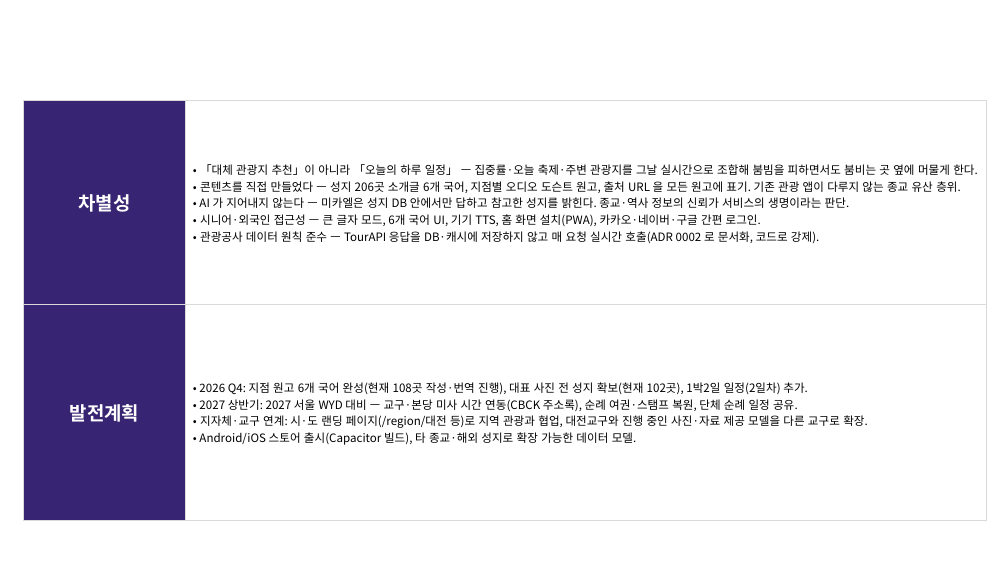
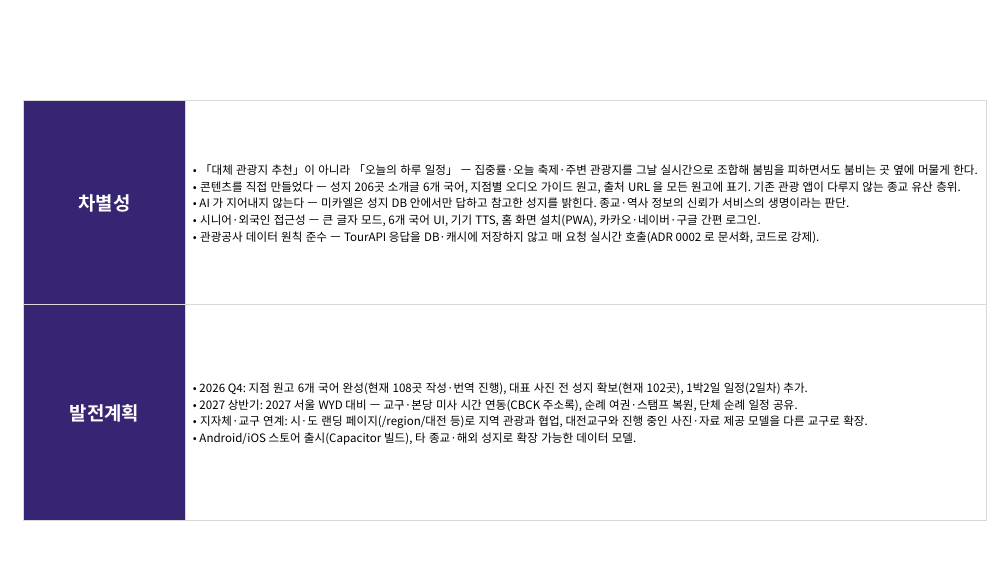
Before and after one commit to linkcontent7-huisun/visitholykorea, a slide deck: slide 12 of docs/10-product/공모전/원본-공모전제출/기능설명서_2026-09-20.pptx. Drawn at 1008x567 pixels with LibreOffice and Linux fonts; fonts in the diff are those of the drawing; background and template pictures are left out. Boxes give left, top, right and bottom in pixels: in the first picture for what was removed or moved away, otherwise in the second. Text is boxed around its words. In the diff, an @@ line names an element or a change of style, - is before the commit and + after.

```diff
--- a/docs/10-product/공모전/원본-공모전제출/기능설명서_2026-09-20.pptx
+++ b/docs/10-product/공모전/원본-공모전제출/기능설명서_2026-09-20.pptx
@@ table at (23,101,987,520) @@
-row 1, column 2: • 「대체 관광지 추천」이 아니라 「오늘의 하루 일정」 — 집중률·오늘 축제·주변 관광지를 그날 실시간으로 조합해 붐빔을 피하면서도 붐비는 곳 옆에 머물게 한다. / • 콘텐츠를 직접 만들었다 — 성지 206곳 소개글 6개 국어, 지점별 오디오 도슨트 원고, 출처 URL 을 모든 원고에 표기. 기존 관광 앱이 다루지 않는 종교 유산 층위. / • AI 가 지어내지 않는다 — 미카엘은 성지 DB 안에서만 답하고 참고한 성지를 밝힌다. 종교·역사 정보의 신뢰가 서비스의 생명이라는 판단. / • 시니어·외국인 접근성 — 큰 글자 모드, 6개 국어 UI, 기기 TTS, 홈 화면 설치(PWA), 카카오·네이버·구글 간편 로그인. / • 관광공사 데이터 원칙 준수 — TourAPI 응답을 DB·캐시에 저장하지 않고 매 요청 실시간 호출(ADR 0002 로 문서화, 코드로 강제).
+row 1, column 2: • 「대체 관광지 추천」이 아니라 「오늘의 하루 일정」 — 집중률·오늘 축제·주변 관광지를 그날 실시간으로 조합해 붐빔을 피하면서도 붐비는 곳 옆에 머물게 한다. / • 콘텐츠를 직접 만들었다 — 성지 206곳 소개글 6개 국어, 지점별 오디오 가이드 원고, 출처 URL 을 모든 원고에 표기. 기존 관광 앱이 다루지 않는 종교 유산 층위. / • AI 가 지어내지 않는다 — 미카엘은 성지 DB 안에서만 답하고 참고한 성지를 밝힌다. 종교·역사 정보의 신뢰가 서비스의 생명이라는 판단. / • 시니어·외국인 접근성 — 큰 글자 모드, 6개 국어 UI, 기기 TTS, 홈 화면 설치(PWA), 카카오·네이버·구글 간편 로그인. / • 관광공사 데이터 원칙 준수 — TourAPI 응답을 DB·캐시에 저장하지 않고 매 요청 실시간 호출(ADR 0002 로 문서화, 코드로 강제).
```
Also in this commit, not shown: 7 other slides changed, 1 other file.
